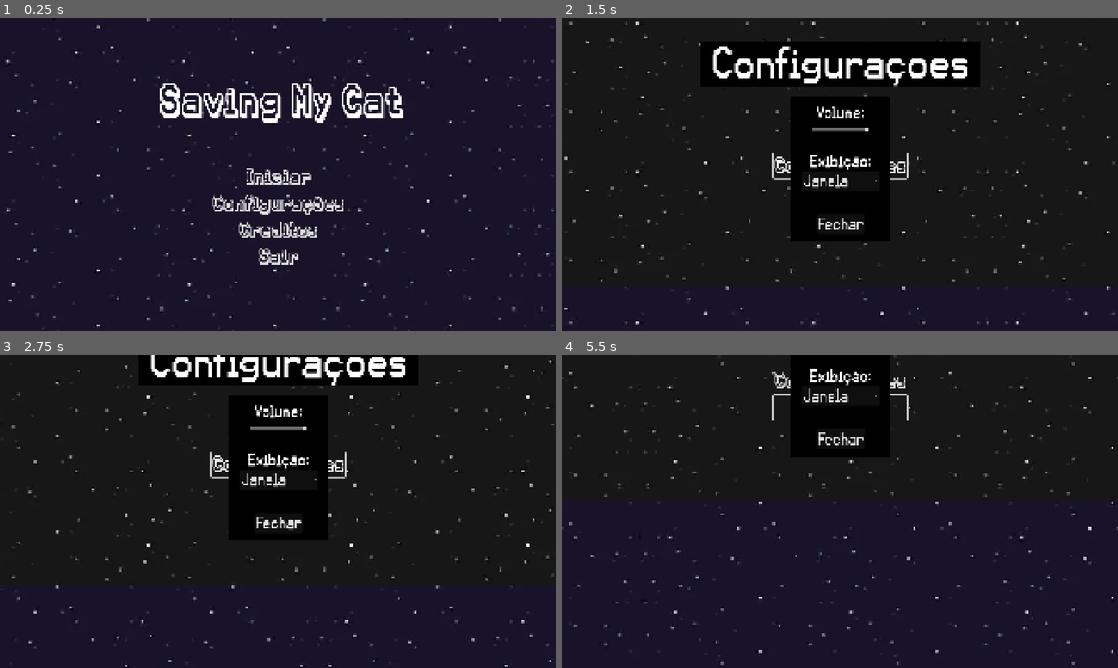
Above: before the commit, frames 1-4 (two rows, left to right).
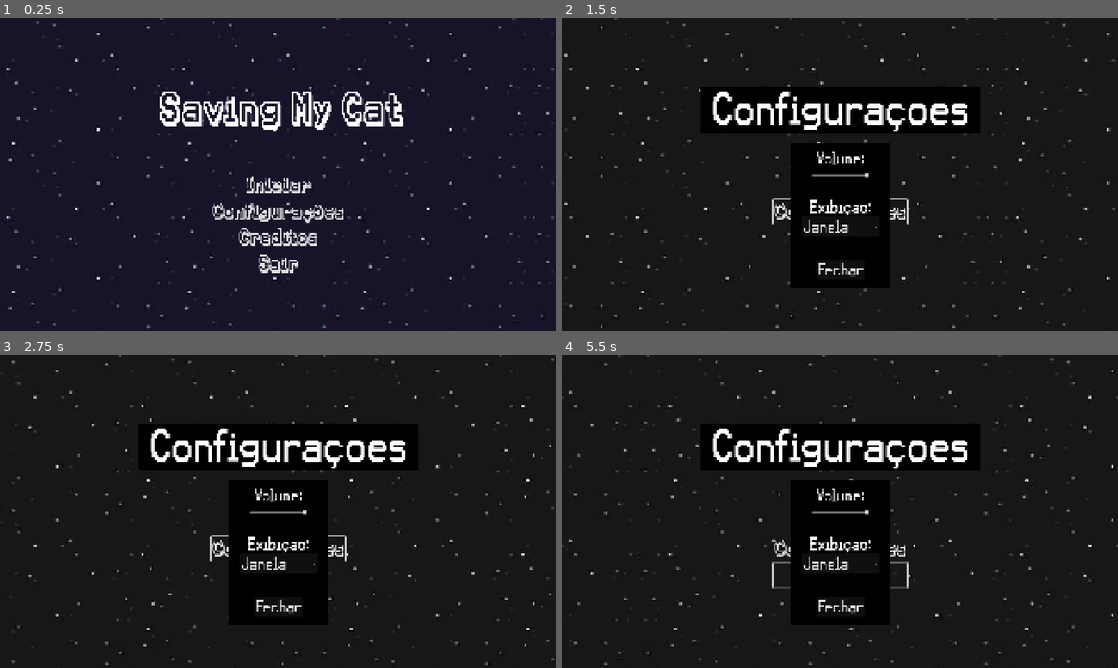
Above: after the commit, the same moments.

Repository: gsmereka/42-Game-Jam
Game: Godot game, scene res://Scenes/UI/Menu/menu.tscn
Same seed, same stepped clock (60 frames per second), same inputs: the game is played once before the commit and once after it.
Inputs (mouse positions are in pixels of both pictures, inside the frame that each line leads up to):
- Up to frame 1 (0.25 s): no input
- Up to frame 2 (1.5 s): click "Configurações" at 0.5 s; click "Creditos" at 1.25 s
- Up to frame 3 (2.75 s): click "Iniciar" at 2 s
- Up to frame 4 (5.5 s): click "Iniciar" at 2.75 s; move the mouse to (962, 495) at 3.52 s; hold Right (ui_right) 3.53-4.28 s; move the mouse to (728, 527) at 4.27 s; hold Down (ui_down) 4.28-5.03 s; move the mouse to (895, 442) at 5.02 s; hold Right (ui_right) from 5.03 s (still down)

The runs differ from the first frame. In frame 1, 6.9% of the frame differs, in the area x 1-100%, y 0-100%; in frame 2, 7.4%; in frame 3, 9.4%; in frame 4, 12%, in the area x 0-100%, y 0-100%.

Commit message:
feature: implements intro

Diff:
--- a/Scenes/UI/Menu/menu.gd
+++ b/Scenes/UI/Menu/menu.gd
@@ -1,14 +1,24 @@
 extends Control
 
 @export var vel : int = 300
+@export var main_scene : String = "res://Scenes/Game/Placeholder/Placeholder.tscn"
+var to_play = false
 
 func _on_start_pressed() -> void:
-	SceneLoader.load_scene("res://Scenes/Game/Placeholder/Placeholder.tscn")
+	if to_play:
+		return
+	$Camera2D/LabelPularIntro.show()
+	$AnimationPlayer.play("Intro")
+	to_play = true
 	pass # Replace with function body.
 
-
+func _process(delta: float) -> void:
+	if Input.is_action_just_pressed("Esc"):
+		SceneLoader.load_scene(main_scene)
 
 func _on_config_pressed() -> void:
+	if to_play:
+		return
 	var node = preload("res://Scenes/UI/Config/config.tscn")
 	var config = node.instantiate()
 	add_child(config)
@@ -16,10 +26,20 @@
 
 
 func _on_credits_pressed() -> void:
+	if to_play:
+		return
 	SceneLoader.load_scene("res://Scenes/Credits/Credits.tscn")
 	pass # Replace with function body.
 
 
 func _on_exit_pressed() -> void:
+	if to_play:
+		return
 	get_tree().quit()
 	pass # Replace with function body.
+
+
+func _on_animation_player_animation_finished(anim_name: StringName) -> void:
+	if to_play:
+		SceneLoader.load_scene(main_scene)
+	pass # Replace with function body.
--- a/Scenes/UI/Menu/menu.tscn
+++ b/Scenes/UI/Menu/menu.tscn
@@ -1,14 +1,19 @@
-[gd_scene load_steps=9 format=3 uid="uid://dl6nhc1603s8e"]
+[gd_scene load_steps=14 format=3 uid="uid://dl6nhc1603s8e"]
 
 [ext_resource type="Script" uid="uid://bchvnm11rvshb" path="res://Scenes/UI/Menu/menu.gd" id="1_vf0ft"]
 [ext_resource type="Script" uid="uid://b2tduj6h2x20s" path="res://Scenes/UI/Menu/carousel_menu.gd" id="2_5cpsf"]
 [ext_resource type="AudioStream" uid="uid://cxwuslxnx65cg" path="res://Assets/Music/Scott Joplin   The Easy Winners A Ragtime Two Step (1901.mp3" id="2_s3jnw"]
 [ext_resource type="PackedScene" uid="uid://i72f1mh03gxx" path="res://Scenes/UI/Menu/MenuBackground.tscn" id="3_7utnp"]
 [ext_resource type="Theme" uid="uid://cbyo6hgahchbx" path="res://Scenes/UI/Thema/menuThema.tres" id="4_7utnp"]
+[ext_resource type="Texture2D" uid="uid://d20b5ximn260m" path="res://Assets/Utils/cw.png" id="6_5cpsf"]
+[ext_resource type="Texture2D" uid="uid://c8h1c6jc3gp4x" path="res://Assets/Utils/light.png" id="6_f4ncy"]
+[ext_resource type="Texture2D" uid="uid://dobf5owq610lm" path="res://Assets/gatinho_white_2_1-32.png" id="8_hvw7o"]
+[ext_resource type="FontFile" uid="uid://dx83sjys7wof2" path="res://Assets/Fonts/karma_2/Karma Suture.otf" id="9_8ixe1"]
+[ext_resource type="Texture2D" uid="uid://do6w3tkcs1qs3" path="res://Assets/player/prota-idle.png" id="10_oau8i"]
 
 [sub_resource type="Animation" id="Animation_7utnp"]
 resource_name = "Intro"
-length = 16.0
+length = 64.0
 tracks/0/type = "value"
 tracks/0/imported = false
 tracks/0/enabled = true
@@ -33,6 +38,66 @@
 "update": 1,
 "values": [300, 0]
 }
+tracks/2/type = "value"
+tracks/2/imported = false
+tracks/2/enabled = true
+tracks/2/path = NodePath("City/nave:position")
+tracks/2/interp = 1
+tracks/2/loop_wrap = true
+tracks/2/keys = {
+"times": PackedFloat32Array(19.2333, 25, 45.6, 49.8),
+"transitions": PackedFloat32Array(1, 1, 1, 1),
+"update": 0,
+"values": [Vector2(1928, 980), Vector2(56, 1284), Vector2(56, 1284), Vector2(2328, 220)]
+}
+tracks/3/type = "value"
+tracks/3/imported = false
+tracks/3/enabled = true
+tracks/3/path = NodePath("City/Cw3:self_modulate")
+tracks/3/interp = 1
+tracks/3/loop_wrap = true
+tracks/3/keys = {
+"times": PackedFloat32Array(25.6, 31.3, 38.6667, 44.1333),
+"transitions": PackedFloat32Array(1, 1, 1, 1),
+"update": 0,
+"values": [Color(1, 1, 1, 0), Color(1, 1, 1, 0.623529), Color(1, 1, 1, 0.623529), Color(1, 1, 1, 0)]
+}
+tracks/4/type = "value"
+tracks/4/imported = false
+tracks/4/enabled = true
+tracks/4/path = NodePath("City/GatinhoWhite21-32:position")
+tracks/4/interp = 1
+tracks/4/loop_wrap = true
+tracks/4/keys = {
+"times": PackedFloat32Array(31.1667, 38.0667, 38.3333),
+"transitions": PackedFloat32Array(1, 1, 1),
+"update": 0,
+"values": [Vector2(-112, 1944), Vector2(56, 1292), Vector2(-2e+14, 1944)]
+}
+tracks/5/type = "value"
+tracks/5/imported = false
+tracks/5/enabled = true
+tracks/5/path = NodePath("City/Node2D:visible")
+tracks/5/interp = 1
+tracks/5/loop_wrap = true
+tracks/5/keys = {
+"times": PackedFloat32Array(0, 47.2667, 52.3333),
+"transitions": PackedFloat32Array(1, 1, 1),
+"update": 1,
+"values": [false, true, false]
+}
+tracks/6/type = "value"
+tracks/6/imported = false
+tracks/6/enabled = true
+tracks/6/path = NodePath("City/Prota-idle:position")
+tracks/6/interp = 1
+tracks/6/loop_wrap = true
+tracks/6/keys = {
+"times": PackedFloat32Array(52.3333, 60.7333),
+"transitions": PackedFloat32Array(1, 1),
+"update": 0,
+"values": [Vector2(-216, 1996), Vector2(584, 956)]
+}
 
 [sub_resource type="Animation" id="Animation_5cpsf"]
 length = 0.001
@@ -59,6 +124,66 @@
 "transitions": PackedFloat32Array(1),
 "update": 1,
 "values": [300]
+}
+tracks/2/type = "value"
+tracks/2/imported = false
+tracks/2/enabled = true
+tracks/2/path = NodePath("City/nave:position")
+tracks/2/interp = 1
+tracks/2/loop_wrap = true
+tracks/2/keys = {
+"times": PackedFloat32Array(0),
+"transitions": PackedFloat32Array(1),
+"update": 0,
+"values": [Vector2(1928, 980)]
+}
+tracks/3/type = "value"
+tracks/3/imported = false
+tracks/3/enabled = true
+tracks/3/path = NodePath("City/Cw3:self_modulate")
+tracks/3/interp = 1
+tracks/3/loop_wrap = true
+tracks/3/keys = {
+"times": PackedFloat32Array(0),
+"transitions": PackedFloat32Array(1),
+"update": 0,
+"values": [Color(1, 1, 1, 0)]
+}
+tracks/4/type = "value"
+tracks/4/imported = false
+tracks/4/enabled = true
+tracks/4/path = NodePath("City/GatinhoWhite21-32:position")
+tracks/4/interp = 1
+tracks/4/loop_wrap = true
+tracks/4/keys = {
+"times": PackedFloat32Array(0),
+"transitions": PackedFloat32Array(1),
+"update": 0,
+"values": [Vector2(-112, 1944)]
+}
+tracks/5/type = "value"
+tracks/5/imported = false
+tracks/5/enabled = true
+tracks/5/path = NodePath("City/Node2D:visible")
+tracks/5/interp = 1
+tracks/5/loop_wrap = true
+tracks/5/keys = {
+"times": PackedFloat32Array(0),
+"transitions": PackedFloat32Array(1),
+"update": 1,
+"values": [true]
+}
+tracks/6/type = "value"
+tracks/6/imported = false
+tracks/6/enabled = true
+tracks/6/path = NodePath("City/Prota-idle:position")
+tracks/6/interp = 1
+tracks/6/loop_wrap = true
+tracks/6/keys = {
+"times": PackedFloat32Array(0),
+"transitions": PackedFloat32Array(1),
+"update": 0,
+"values": [Vector2(-216, 1996)]
 }
 
 [sub_resource type="AnimationLibrary" id="AnimationLibrary_5cpsf"]
@@ -216,13 +341,67 @@
 libraries = {
 &"": SubResource("AnimationLibrary_5cpsf")
 }
-autoplay = "Intro"
+speed_scale = 3.0
 
 [node name="Camera2D" type="Camera2D" parent="."]
 position = Vector2(960, 540)
 
+[node name="LabelPularIntro" type="Label" parent="Camera2D"]
+visible = false
+offset_left = -928.0
+offset_top = -500.0
+offset_right = -749.0
+offset_bottom = -477.0
+text = "Pressione Esc Pra Pular a Intro"
+
 [node name="City" type="Node2D" parent="."]
 position = Vector2(960, 540)
+
+[node name="Light" type="Sprite2D" parent="City"]
+position = Vector2(728, 6644)
+scale = Vector2(35.88, 37.32)
+texture = ExtResource("6_f4ncy")
+
+[node name="Cw3" type="Sprite2D" parent="City"]
+self_modulate = Color(1, 1, 1, 0)
+position = Vector2(-576, 3652)
+rotation = 0.261799
+scale = Vector2(0.308112, 5.04214)
+texture = ExtResource("6_5cpsf")
+
+[node name="Prota-idle" type="Sprite2D" parent="City"]
+position = Vector2(-216, 1996)
+rotation = 0.261799
+texture = ExtResource("10_oau8i")
+hframes = 2
+
+[node name="Light5" type="Sprite2D" parent="City/Prota-idle"]
+self_modulate = Color(1, 0.632599, 0.459527, 0.505882)
+show_behind_parent = true
+position = Vector2(0, 8)
+scale = Vector2(0.24, 0.2)
+texture = ExtResource("6_f4ncy")
+
+[node name="Light2" type="Sprite2D" parent="City/Prota-idle"]
+self_modulate = Color(0.839216, 0.352941, 0, 1)
+show_behind_parent = true
+position = Vector2(0, 8)
+scale = Vector2(0.12, 0.12)
+texture = ExtResource("6_f4ncy")
+
+[node name="Light3" type="Sprite2D" parent="City/Prota-idle"]
+self_modulate = Color(0.839216, 0.352941, 0, 1)
+show_behind_parent = true
+position = Vector2(0, 16)
+scale = Vector2(0.0800002, 0.0800004)
+texture = ExtResource("6_f4ncy")
+
+[node name="Light4" type="Sprite2D" parent="City/Prota-idle"]
+self_modulate = Color(0.839216, 0.352941, 0, 1)
+show_behind_parent = true
+position = Vector2(0, 24)
+scale = Vector2(0.0400001, 0.0800004)
+texture = ExtResource("6_f4ncy")
 
 [node name="Predios" type="Node2D" parent="City"]
 position = Vector2(-960, -540)
@@ -461,18 +640,72 @@
 position = Vector2(456, 340)
 
 [node name="ColorRect" type="ColorRect" parent="City/Lights/tuple13"]
-offset_left = -589.0
-offset_top = 1608.0
-offset_right = -549.0
+offset_left = -584.0
+offset_top = 1576.0
+offset_right = -544.0
 offset_bottom = 1620.0
 
 [node name="ColorRect2" type="ColorRect" parent="City/Lights/tuple13"]
-offset_left = -696.0
-offset_top = 1608.0
-offset_right = -656.0
-offset_bottom = 1620.0
+offset_left = -688.0
+offset_top = 1576.0
+offset_right = -648.0
+offset_bottom = 1620.0
+
+[node name="GatinhoWhite21-32" type="Sprite2D" parent="City"]
+self_modulate = Color(0, 0, 0, 1)
+position = Vector2(-112, 1944)
+texture = ExtResource("8_hvw7o")
+
+[node name="Node2D" type="Node2D" parent="City"]
+
+[node name="ColorRect2" type="ColorRect" parent="City/Node2D"]
+offset_left = -181.0
+offset_top = 1711.0
+offset_right = 52.0
+offset_bottom = 1761.0
+color = Color(0, 0, 0, 1)
+
+[node name="ColorRect" type="ColorRect" parent="City/Node2D"]
+offset_left = -176.0
+offset_top = 1716.0
+offset_right = 48.0
+offset_bottom = 1756.0
+
+[node name="Label" type="Label" parent="City/Node2D/ColorRect"]
+layout_mode = 1
+anchors_preset = 8
+anchor_left = 0.5
+anchor_top = 0.5
+anchor_right = 0.5
+anchor_bottom = 0.5
+offset_left = -99.5
+offset_top = -20.0
+offset_right = 99.5
+offset_bottom = 20.0
+grow_horizontal = 2
+grow_vertical = 2
+theme_override_colors/font_color = Color(0, 0, 0, 1)
+theme_override_fonts/font = ExtResource("9_8ixe1")
+theme_override_font_sizes/font_size = 32
+text = "MEU GATO!???"
+
+[node name="nave" type="Node2D" parent="City"]
+modulate = Color(0, 0, 0, 1)
+position = Vector2(1928, 980)
+
+[node name="Cw" type="Sprite2D" parent="City/nave"]
+scale = Vector2(0.814815, 0.118519)
+texture = ExtResource("6_5cpsf")
+metadata/_edit_lock_ = true
+
+[node name="Cw2" type="Sprite2D" parent="City/nave"]
+position = Vector2(0, -40)
+scale = Vector2(0.325926, 0.177778)
+texture = ExtResource("6_5cpsf")
+metadata/_edit_lock_ = true
 
 [connection signal="pressed" from="VBoxContainer/Start" to="." method="_on_start_pressed"]
 [connection signal="pressed" from="VBoxContainer/Config" to="." method="_on_config_pressed"]
 [connection signal="pressed" from="VBoxContainer/Credits" to="." method="_on_credits_pressed"]
 [connection signal="pressed" from="VBoxContainer/Exit" to="." method="_on_exit_pressed"]
+[connection signal="animation_finished" from="AnimationPlayer" to="." method="_on_animation_player_animation_finished"]
Binary file added: Assets/gatinho_white_2_1-32.png
Not shown, added: Assets/gatinho_white_2_1-32.png.import
